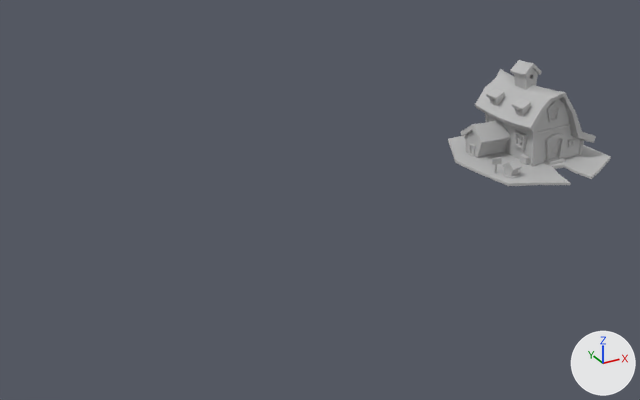
One commit to the FBX model Assets/Media/Props/Environment/Barn/Models/Barn_MainBarn/Barn_BarnMain_5/Barn_MainBarn_5.fbx: the scene before it, then after it.
Both versions are drawn from a 50 mm camera at (-525.0, -2236.0, 1128.0) aimed at (714.0, 15.0, 2.0). The lights are fixed; the arrows at lower right show +X, +Y and +Z. Where no turn or scale is listed for an object, it has been applied to the vertices. Vertices at the same position are counted once.

The first picture shows 'Barn5'.
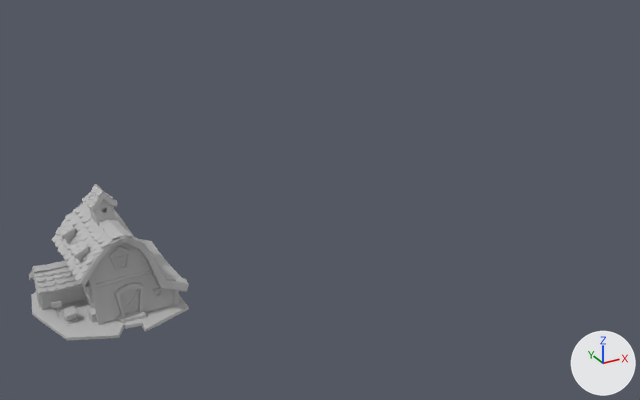
Boxes [x1, y1, x2, y2] around the edits, measured in the pictures (640 x 400 px; the box of a moved part takes in the faces that stretch with it):
'Barn5', reshaped, moved (24% taller)
    before: [448, 60, 611, 186]
    after: [29, 184, 189, 340]
part 1 of me_mesh, moved or reshaped
    before: [544, 157, 565, 165]
    after: [118, 310, 146, 323]
part 2 of me_mesh, moved or reshaped
    before: [536, 124, 571, 135]
    after: [96, 270, 152, 288]
part 3 of me_mesh, moved or reshaped
    before: [511, 99, 531, 111]
    after: [69, 240, 89, 259]
part 4 of me_mesh, moved or reshaped
    before: [545, 133, 565, 160]
    after: [115, 283, 144, 316]
part 5 of me_mesh, moved or reshaped
    before: [491, 157, 502, 165]
    after: [51, 301, 62, 308]
part 6 of me_mesh, moved or reshaped
    before: [520, 154, 530, 165]
    after: [88, 308, 97, 323]
part 7 of me_mesh, moved or reshaped
    before: [476, 144, 482, 158]
    after: [41, 296, 45, 310]
part 8 of me_mesh, moved or reshaped
    before: [552, 163, 565, 169]
    after: [124, 319, 142, 329]
part 9 of me_mesh, moved or reshaped
    before: [502, 159, 522, 171]
    after: [61, 306, 77, 318]
part 10 of me_mesh, moved or reshaped
    before: [568, 139, 574, 148]
    after: [153, 288, 162, 298]
part 11 of me_mesh, moved or reshaped
    before: [513, 130, 527, 150]
    after: [83, 282, 94, 303]
part 12 of me_mesh, moved or reshaped
    before: [488, 99, 581, 165]
    after: [85, 242, 174, 323]
part 13 of me_mesh, moved or reshaped
    before: [550, 139, 561, 156]
    after: [124, 289, 140, 313]
part 14 of me_mesh, moved or reshaped
    before: [504, 165, 519, 176]
    after: [62, 312, 76, 322]
part 15 of me_mesh, moved or reshaped
    before: [486, 89, 505, 100]
    after: [57, 222, 75, 239]
part 16 of me_mesh, moved or reshaped
    before: [475, 69, 596, 143]
    after: [55, 202, 189, 292]
part 17 of me_mesh, moved or reshaped
    before: [467, 131, 505, 157]
    after: [41, 287, 83, 309]
part 18 of me_mesh, rebuilt
    before: [448, 136, 611, 186]
    after: [31, 292, 189, 340]
part 19 of me_mesh, rebuilt (8% wider, 46% taller)
    before: [461, 120, 511, 145]
    after: [29, 260, 83, 297]
part 20 of me_mesh, rebuilt
    before: [489, 95, 504, 106]
    after: [64, 232, 76, 244]
part 21 of me_mesh, rebuilt
    before: [515, 106, 530, 117]
    after: [77, 251, 89, 263]
part 22 of me_mesh, rebuilt
    before: [514, 69, 538, 90]
    after: [90, 200, 114, 225]
part 23 of me_mesh, rebuilt (6% wider, 61% taller)
    before: [510, 60, 542, 77]
    after: [84, 184, 118, 212]
part 24 of me_mesh, deleted
    before: [465, 93, 584, 179]

Diff of the bpy script that builds the scene:
```diff
--- a/Assets/Media/Props/Environment/Barn/Models/Barn_MainBarn/Barn_BarnMain_5/Barn_MainBarn_5.fbx.py
+++ b/Assets/Media/Props/Environment/Barn/Models/Barn_MainBarn/Barn_BarnMain_5/Barn_MainBarn_5.fbx.py
@@ me_mesh @@
-me_mesh.from_pydata(...)  # 1356 vertices, 1094 faces; spans x -265.0..265.0, y -270.0..270.0, z -166.0..166.0
+me_mesh.from_pydata(...)  # 2876 vertices, 2417 faces; spans x -209.0..209.0, y -194.0..194.0, z -170.0..170.0
+# me_mesh part 1: the loose piece of 28 vertices spanning x -15.0..58.0, y -122.0..-94.0, z -155.0..-143.0 is moved by (6.0, -16.0, -4.0)
+# me_mesh part 2: the loose piece of 18 vertices spanning x -67.0..98.0, y -95.0..-89.0, z -45.0..-32.0 is moved by (6.0, -16.0, -4.0)
+# me_mesh part 3: the loose piece of 56 vertices spanning x -103.0..-63.0, y -58.0..-1.0, z 35.0..61.0 is moved by (6.0, -16.0, -4.0)
+# me_mesh part 4: the loose piece of 64 vertices spanning x -17.0..63.0, y -106.0..-90.0, z -145.0..-56.0 is moved by (6.0, -16.0, -4.0)
+# me_mesh part 5: the loose piece of 56 vertices spanning x -238.0..-202.0, y -92.0..-81.0, z -123.0..-100.0 is scaled about its middle by 0.766, then moved by (69.0, 68.0, -9.0)
+# me_mesh part 6: the loose piece of 16 vertices spanning x -83.0..-66.0, y -79.0..-46.0, z -154.0..-129.0 is moved by (6.0, -16.0, -4.0)
+# me_mesh part 7: the loose piece of 10 vertices spanning x -186.0..-177.0, y 40.0..63.0, z -155.0..-91.0 is moved by (5.0, -16.0, -4.0)
+# me_mesh part 8: the loose piece of 20 vertices spanning x -9.0..40.0, y -142.0..-115.0, z -165.0..-154.0 is moved by (6.0, -17.0, -4.0)
+# me_mesh part 9: the loose piece of 26 vertices spanning x -213.0..-165.0, y -158.0..-102.0, z -127.0..-102.0 is scaled about its middle by 0.766, then moved by (62.0, 78.0, -14.0)
+# me_mesh part 10: the loose piece of 28 vertices spanning x 89.0..115.0, y -98.0..-92.0, z -117.0..-91.0 is moved by (6.0, -16.0, -4.0)
+# me_mesh part 11: the loose piece of 28 vertices spanning x -82.0..-62.0, y -59.0..1.0, z -111.0..-54.0 is moved by (6.0, -16.0, -4.0)
+# me_mesh part 12: the loose piece of 22 vertices spanning x -74.0..162.0, y -95.0..165.0, z -155.0..82.0 is moved by (6.0, -16.0, -4.0)
+# me_mesh part 13: the loose piece of 12 vertices spanning x -4.0..57.0, y -97.0..-91.0, z -144.0..-76.0 is moved by (6.0, -16.0, -4.0)
+# me_mesh part 14: the loose piece of 12 vertices spanning x -209.0..-168.0, y -151.0..-108.0, z -150.0..-109.0 is scaled about its middle by 0.766, then moved by (62.0, 78.0, -11.0)
+# me_mesh part 15: the loose piece of 56 vertices spanning x -103.0..-63.0, y 78.0..135.0, z 35.0..61.0 is moved by (6.0, -16.0, -4.0)
+# me_mesh part 16: the loose piece of 160 vertices spanning x -108.0..184.0, y -132.0..210.0, z -115.0..103.0 is moved by (6.0, -16.0, -4.0)
+# me_mesh part 17: the loose piece of 10 vertices spanning x -184.0..-60.0, y 42.0..133.0, z -155.0..-55.0 is moved by (5.0, -16.0, -4.0)
+# me_mesh part 18: the loose piece of 108 vertices spanning x -265.0..265.0, y -270.0..270.0, z -166.0..-154.0 is rebuilt with 84 vertices and now spans x -209.0..209.0, y -194.0..191.0, z -170.0..-159.0
+# me_mesh part 19: the loose piece of 56 vertices spanning x -196.0..-54.0, y 26.0..148.0, z -103.0..-38.0 is rebuilt with 96 vertices and now spans x -191.0..-46.0, y 10.0..133.0, z -107.0..-33.0
+# me_mesh part 20: the loose piece of 56 vertices spanning x -97.0..-54.0, y 85.0..128.0, z 3.0..52.0 is rebuilt with 56 vertices and now spans x -91.0..-48.0, y 69.0..112.0, z -1.0..49.0
+# me_mesh part 21: the loose piece of 56 vertices spanning x -97.0..-54.0, y -52.0..-8.0, z 3.0..52.0 is rebuilt with 56 vertices and now spans x -91.0..-48.0, y -68.0..-25.0, z 0.0..49.0
+# me_mesh part 22: the loose piece of 55 vertices spanning x -18.0..41.0, y 32.0..102.0, z 62.0..151.0 is rebuilt with 55 vertices and now spans x -12.0..47.0, y 16.0..87.0, z 59.0..148.0
+# me_mesh part 23: the loose piece of 52 vertices spanning x -26.0..49.0, y 28.0..110.0, z 115.0..166.0 is rebuilt with 93 vertices and now spans x -20.0..55.0, y 12.0..94.0, z 112.0..170.0
+# me_mesh part 24: 10 loose pieces with 208 vertices, spanning x -222.0..166.0, y -157.0..134.0, z -165.0..101.0, are deleted
+# me_mesh part 25: 33 vertices removed from x -81.0..-56.0, y -102.0..166.0, z -156.0..27.0; 1704 vertices added at x -188.0..192.0, y -144.0..192.0, z -162.0..163.0
 me_mesh.materials.append(mat_barn_barn5mat2)
@@ ob_barn5 @@
 ob_barn5 = bpy.data.objects.new('Barn5', me_mesh)
-ob_barn5.location = (1552.0, 0.0, 165.0)
+ob_barn5.location = (16.0, -2.0, 1.0)
```
